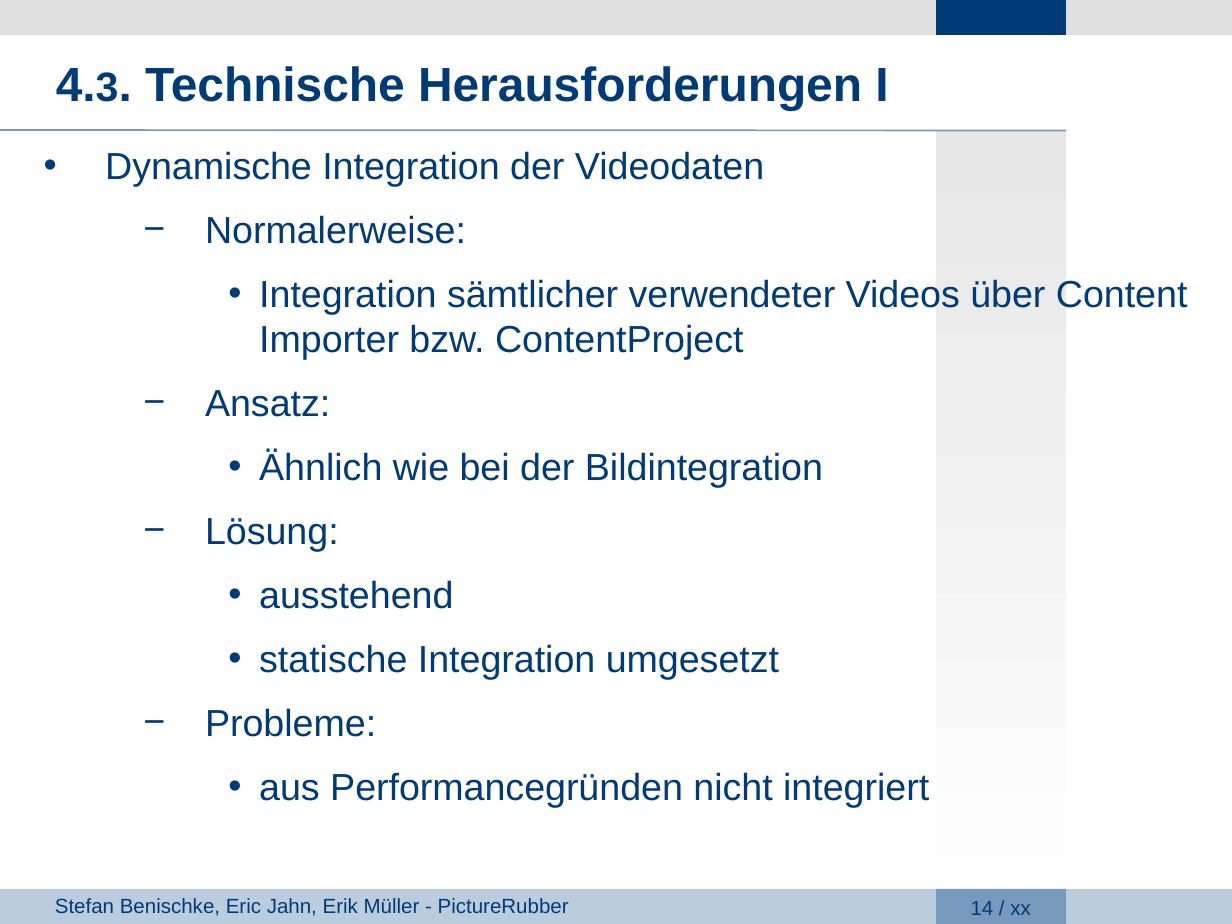
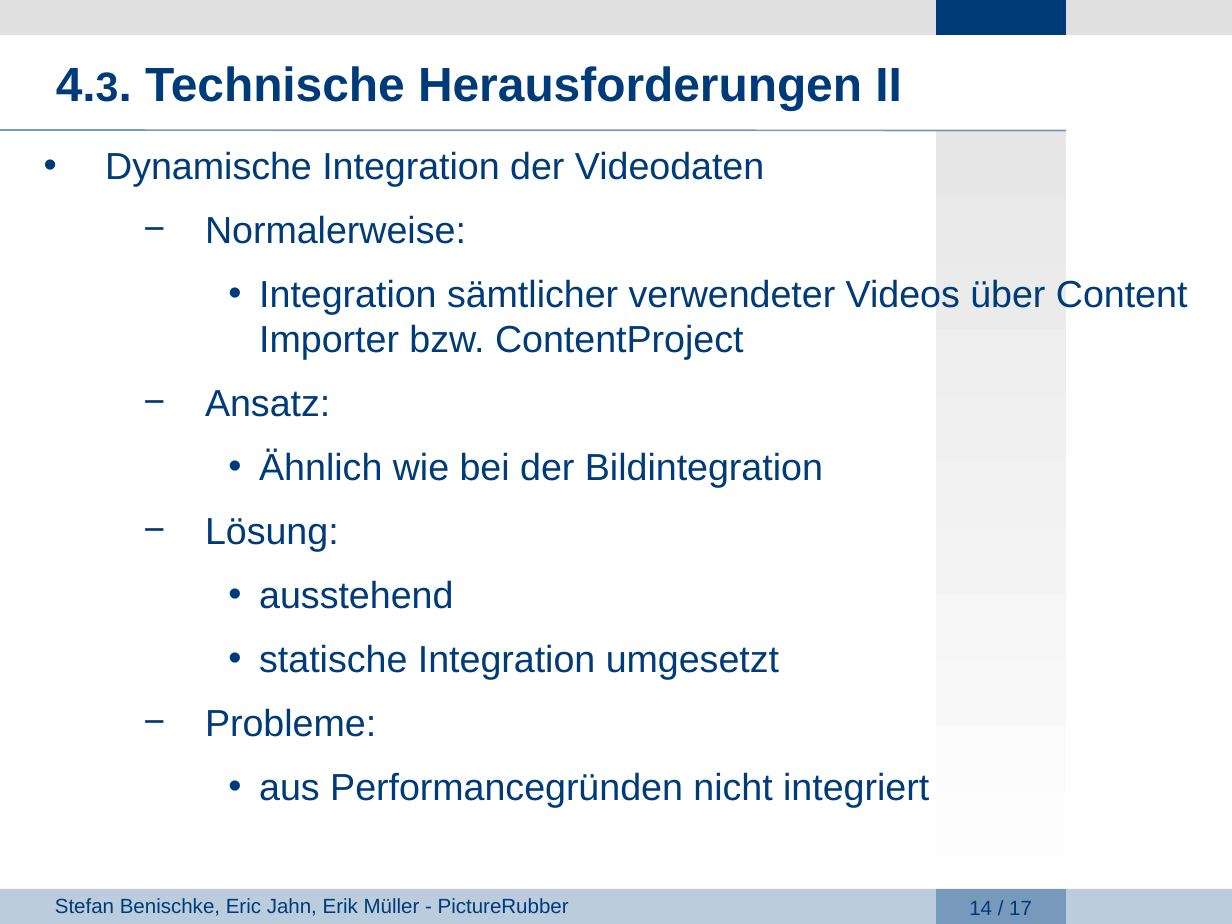
Before and after one commit to giuliarouge/picturerubber, a slide deck: slide 14 of Präsentation.ppt. Drawn at 1232x924 pixels with LibreOffice and Linux fonts; fonts in the diff are those of the drawing; background and template pictures are left out. Boxes give left, top, right and bottom in pixels: in the first picture for what was removed or moved away, otherwise in the second. Text is boxed around its words. In the diff, an @@ line names an element or a change of style, - is before the commit and + after.

```diff
--- a/Präsentation.ppt
+++ b/Präsentation.ppt
@@ text at box(56, 66, 902, 110): text changed @@
-4.3. Technische Herausforderungen I
+4.3. Technische Herausforderungen II
@@ page number at box(969, 901, 1032, 915): text changed @@
-14 / xx
+14 / 17
```
Also in this commit, not shown: 1 other slide changed, 3 other files.
